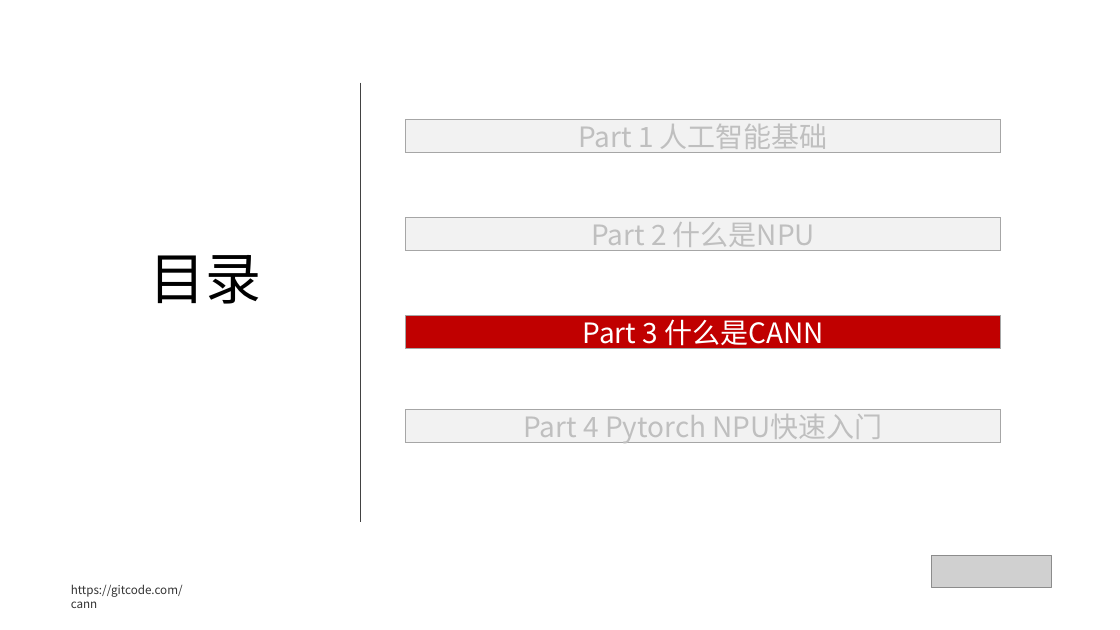
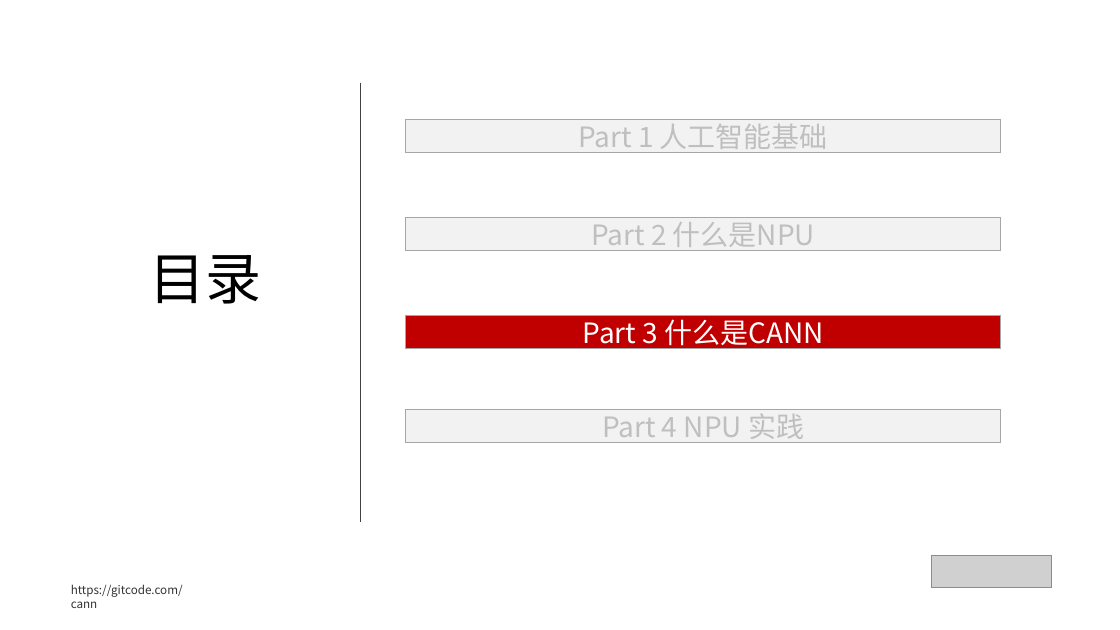
Before and after one commit to hicann/cann-learning-hub, a slide deck: slide 31 of quick_start/cann_basics/slides/artificial_intelligence_basics.pptx. Drawn at 1120x630 pixels with LibreOffice and Linux fonts; fonts in the diff are those of the drawing; grey boxes stand for pictures; background and template pictures are left out. Boxes give left, top, right and bottom in pixels: in the first picture for what was removed or moved away, otherwise in the second. Text is boxed around its words. In the diff, an @@ line names an element or a change of style, - is before the commit and + after.

Commit message:
feat: 通识课程，update PPTs and grade script for NPU 实践 course

# message auto-generated for no-merge-commit merge:
!929 merge feat/course-summary-master into master

feat: 通识课程，update PPTs and grade script for NPU 实践 course

Description: ## 描述
<!--在这里详细描述你的改动，包括改动的原因和所采取的方法。-->

## 关联的Issue
<!-- 如果这个PR是为了解决特定的Issue，请在这里提供Issue链接。-->
<!-- 如果这个PR是为了解决特定的问题单，请在这里描述问题单单号。-->

## 测试
<!--描述进行了哪些测试来验证你的改动。包括但不限于二级冒烟、算子泛化等。-->

## 文档更新
<!--如果这个PR包含文档的更新，请在这里指出。例如：更新了README.md文件。-->

## 类型标签
<!--  [x] 表示选中 -->
- [ ] Bug修复
- [ ] 新特性
- [ ] 内容优化
- [ ] 其他，请描述：

## 其他信息
<!-- 在这里可以添加任何与这个 Pull Request 相关的其他说明。 -->

See merge request: cann/cann-learning-hub!929

```diff
--- a/quick_start/cann_basics/slides/artificial_intelligence_basics.pptx
+++ b/quick_start/cann_basics/slides/artificial_intelligence_basics.pptx
@@ text in rectangle at [602, 409, 804, 443]: text changed @@
-Part 4 Pytorch NPU快速入门
+Part 4 NPU 实践
```
Also in this commit, not shown: 6 other slides changed, 1 slide added, 9 slides removed, 6 other files.
